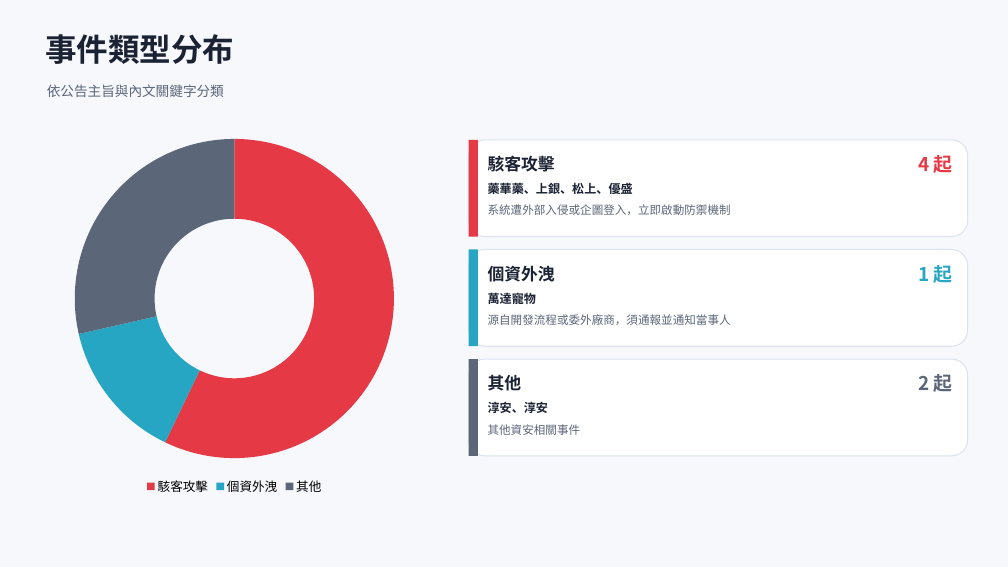
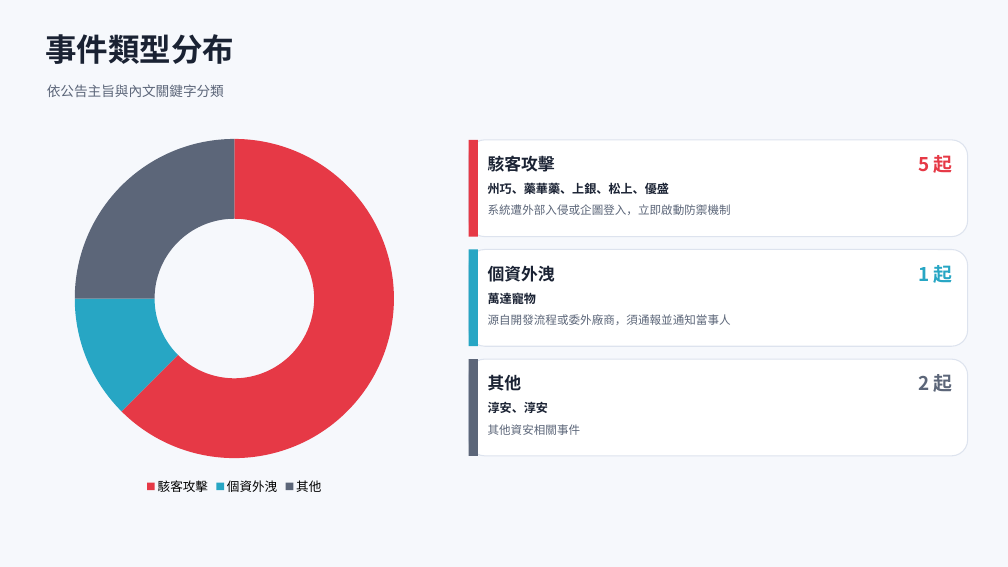
Before and after one commit to Johnnylin77/mops-isec-monitor, a slide deck: slide 3 of 資安事件因應分析.pptx. Drawn at 1008x567 pixels with LibreOffice and Linux fonts; fonts in the diff are those of the drawing. Boxes give left, top, right and bottom in pixels: in the first picture for what was removed or moved away, otherwise in the second. Text is boxed around its words. In the diff, an @@ line names an element or a change of style, - is before the commit and + after.

```diff
--- a/資安事件因應分析.pptx
+++ b/資安事件因應分析.pptx
@@ doughnut chart at (38, 129, 431, 499) @@
@@ Series 1, 駭客攻擊: 57 to 62 @@
@@ Series 1, 個資外洩: 14 to 12 @@
@@ Series 1, 其他: 29 to 25 @@
@@ text at (918, 155, 953, 173): text changed @@
-4 起
+5 起
@@ text at (488, 182, 669, 194): text changed @@
-藥華藥、上銀、松上、優盛
+州巧、藥華藥、上銀、松上、優盛
```
Also in this commit, not shown: 5 other slides changed, 2 other files.
